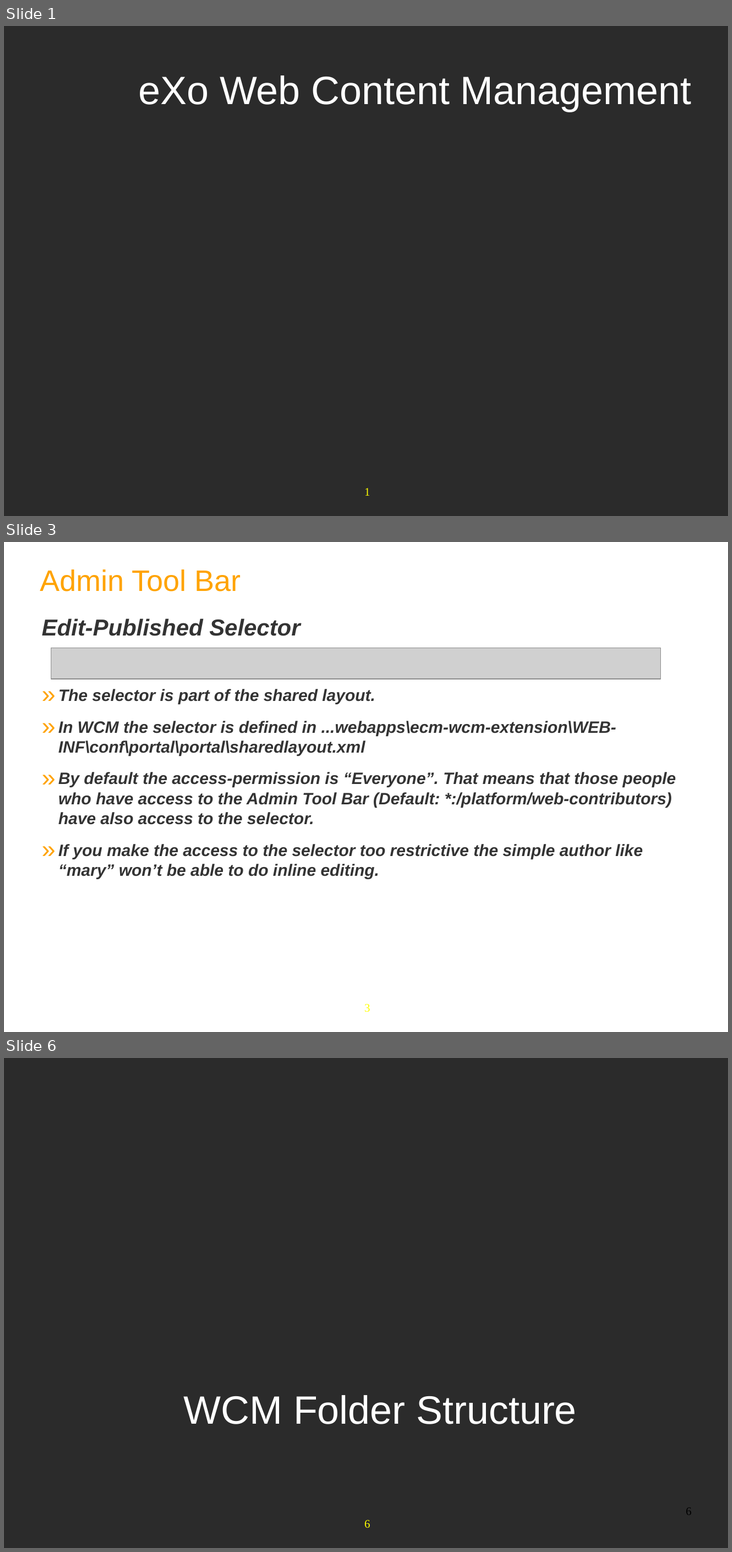
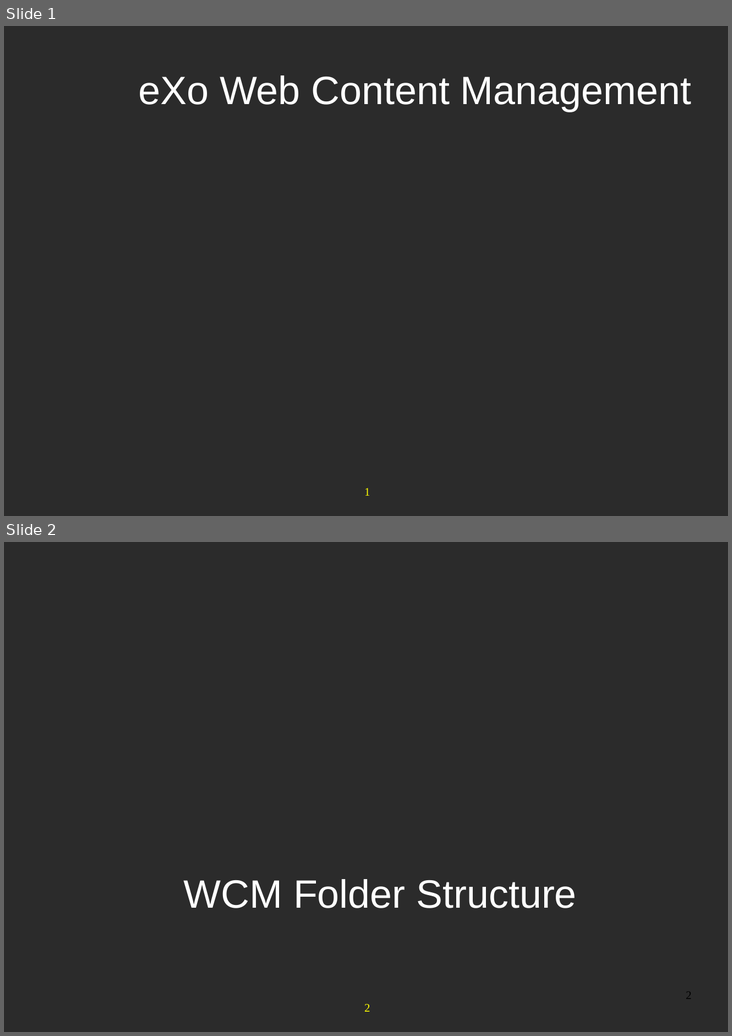
Before and after one commit to anhvurz90/training, a slide deck: slides/exo-developer/en/280-WCM-XDev-en.ppt. Shown one above the other, each under a label of ours: slides 1, 3 and 6 before the commit, slides 1 and 2 after it; the slides between them are not shown. The pictures are 732x1552 and 732x1036 pixels, drawn with LibreOffice and Linux fonts; fonts in the diff are those of the drawing; grey boxes stand for pictures; background and template pictures are left out; a plain dark background stands for a picture behind light text. Boxes give left, top, right and bottom in pixels: in the first picture for what was removed or moved away, otherwise in the second. Text is boxed around its words. In the diff, an @@ line names an element or a change of style, - is before the commit and + after.

```diff
--- a/slides/exo-developer/en/280-WCM-XDev-en.ppt
+++ b/slides/exo-developer/en/280-WCM-XDev-en.ppt
@@ slide 3 removed at (x1=4, y1=542, x2=728, y2=1032), background #FFFFFF; not listed: 1 template element that a slide beside it also shows @@
@@ text removed at (x1=40, y1=570, x2=241, y2=592) @@
-Admin Tool Bar
@@ text removed at (x1=42, y1=618, x2=676, y2=879) @@
-Edit-Published Selector
-» The selector is part of the shared layout.
-» In WCM the selector is defined in ...webapps\ecm-wcm-extension\WEB-INF\conf\portal\portal\sharedlayout.xml
-» By default the access-permission is “Everyone”. That means that those people who have access to the Admin Tool Bar (Default: *:/platform/web-contributors) have also access to the selector.
-» If you make the access to the selector too restrictive the simple author like “mary” won’t be able to do inline editing.
@@ picture removed at (x1=51, y1=648, x2=661, y2=679) @@
@@ what was slide 6 is now slide 2 @@
@@ page number at (x1=685, y1=992, x2=691, y2=999): text changed @@
-6
+2
@@ page number at (x1=364, y1=1004, x2=370, y2=1012): text changed @@
-6
+2
```
Also in this commit, not shown: 3 slides changed, 8 other slides removed, 2 other files.
